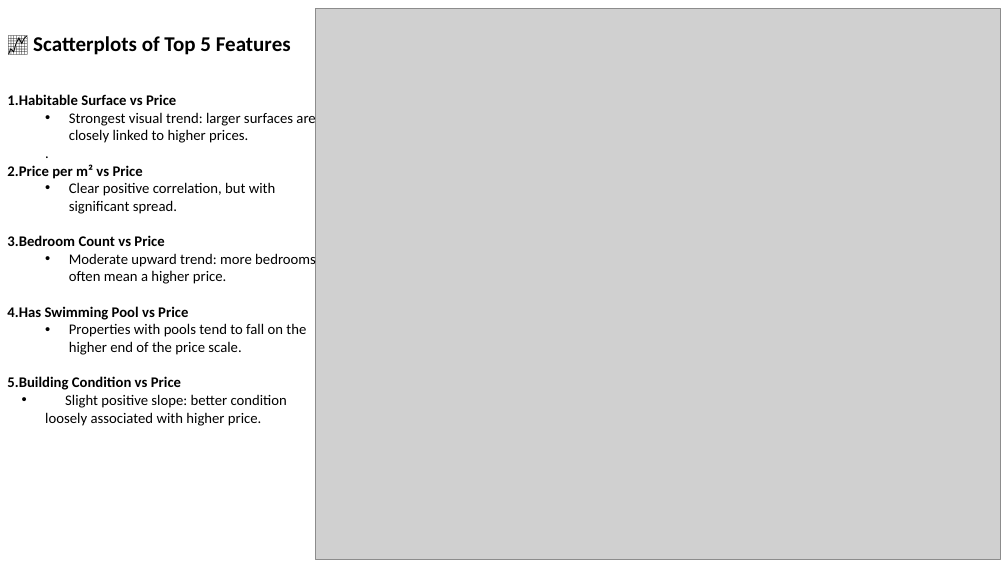
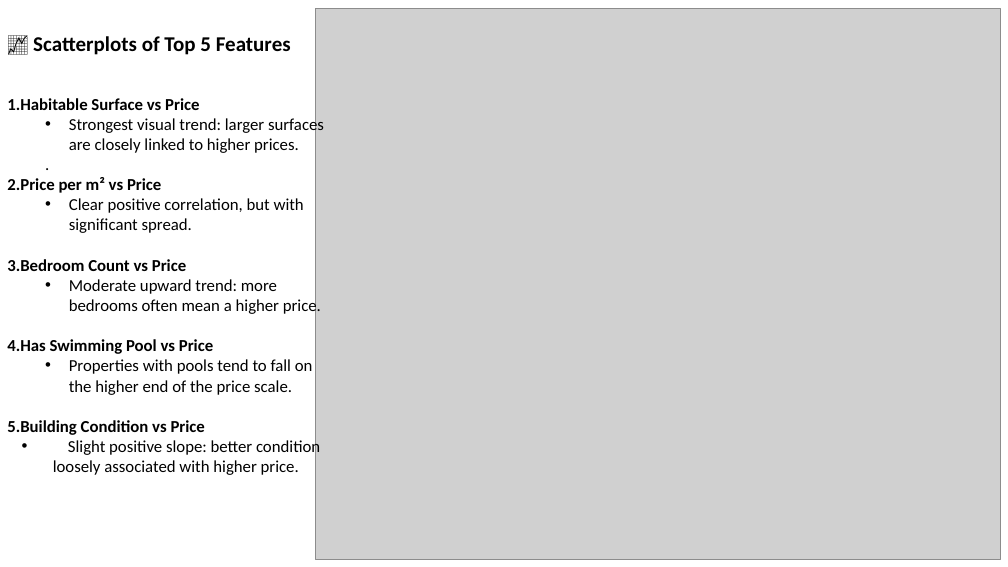
Before and after one commit to kayedee90/challenge-data-analysis, a slide deck: slide 23 of Presentation/Kenny_PDF.pptx (slide 8 before the commit). Drawn at 1008x567 pixels with LibreOffice and Linux fonts; fonts in the diff are those of the drawing; grey boxes stand for pictures. Boxes give left, top, right and bottom in pixels: in the first picture for what was removed or moved away, otherwise in the second. Text is boxed around its words. In the diff, an @@ line names an element or a change of style, - is before the commit and + after.

```diff
--- a/Presentation/Kenny_PDF.pptx
+++ b/Presentation/Kenny_PDF.pptx
@@ text "Habitable Surface vs Price" at (x1=7, y1=98, x2=324, y2=475): size 14 to 16 pt @@
```
Also in this commit, not shown: 7 other slides changed, 18 slides added, 3 other files.
